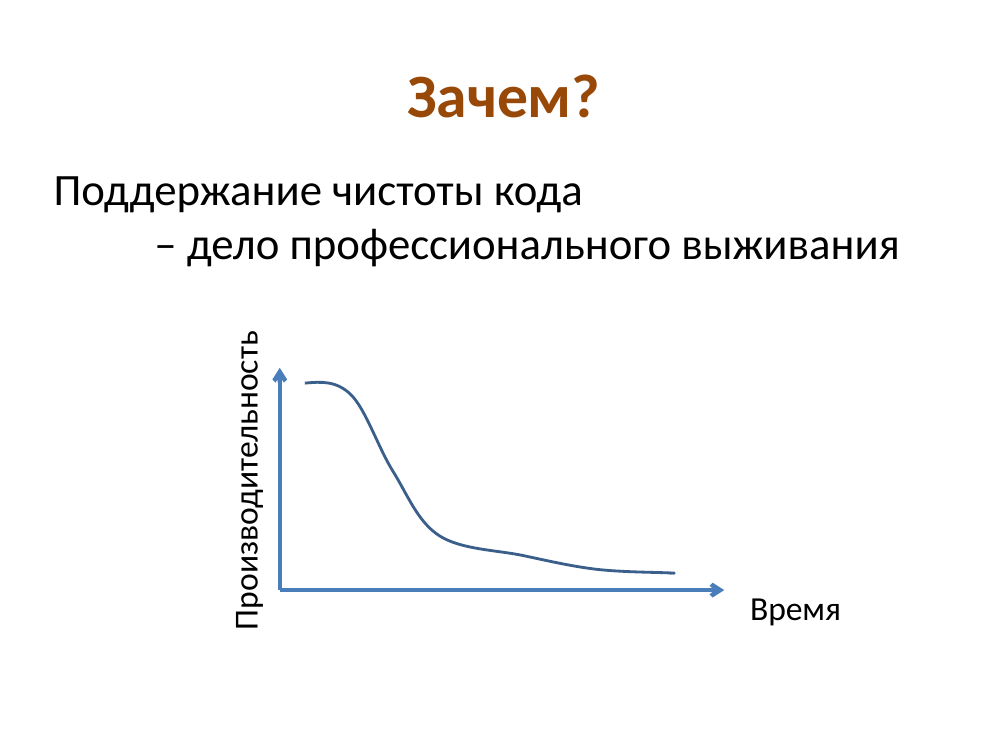
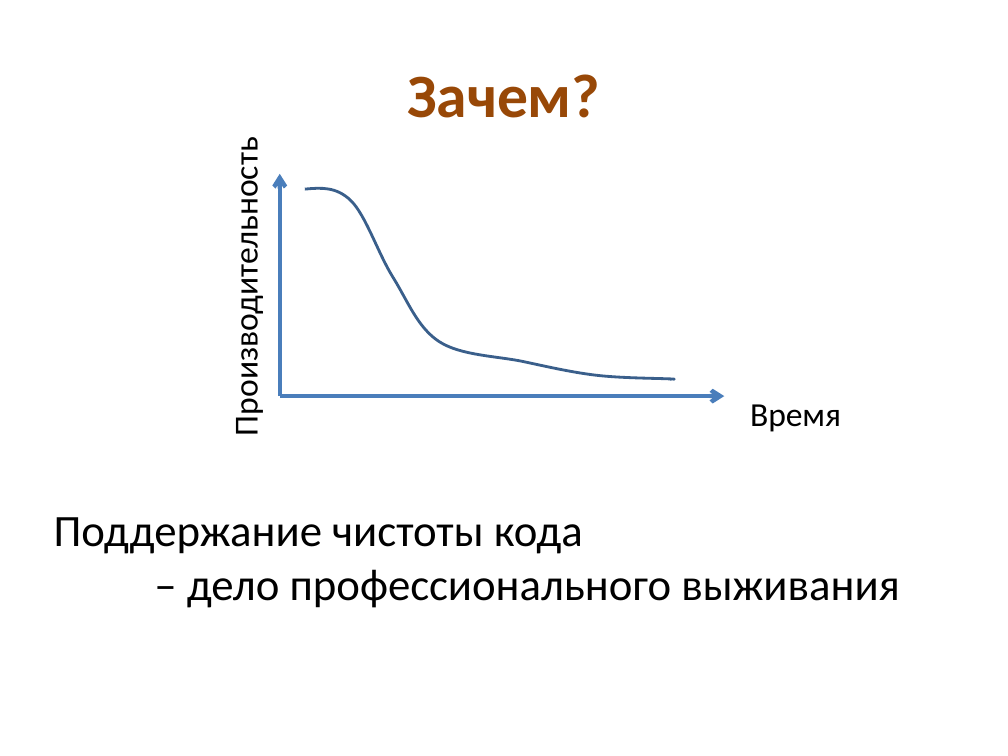
Before and after one commit to kontur-edu/intern-2014, a slide deck: slide 4 of 01-CleanCode/CleanCode.pptx. Drawn at 1008x756 pixels with LibreOffice and Linux fonts; fonts in the diff are those of the drawing. Boxes give left, top, right and bottom in pixels: in the first picture for what was removed or moved away, otherwise in the second. Text is boxed around its words. In the diff, an @@ line names an element or a change of style, - is before the commit and + after.

```diff
--- a/01-CleanCode/CleanCode.pptx
+++ b/01-CleanCode/CleanCode.pptx
@@ 2 texts, 2 arrows, 1 freeform shape: place and size @@
-2 texts, 2 arrows, 1 freeform shape at (226, 360, 841, 626)
+2 texts, 2 arrows, 1 freeform shape at (226, 166, 841, 432)
@@ text "Поддержание чистоты кода – дело ...": place and size @@
-text "Поддержание чистоты кода – дело ..." at (54, 176, 900, 267)
+text "Поддержание чистоты кода – дело ..." at (54, 517, 900, 608)
```
Also in this commit, not shown: 13 other slides changed, 6 slides added, 1 slide removed, 8 other files.
